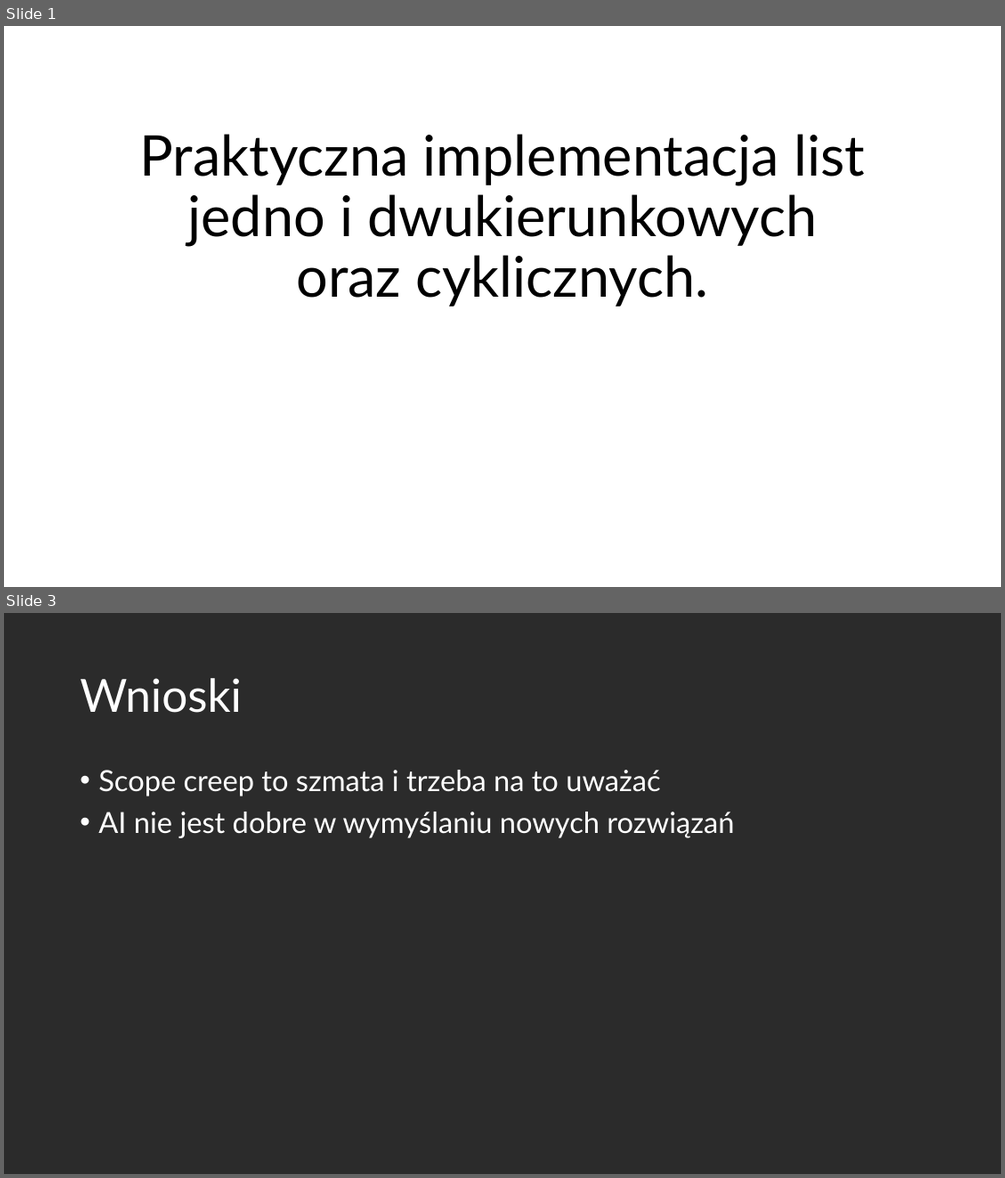
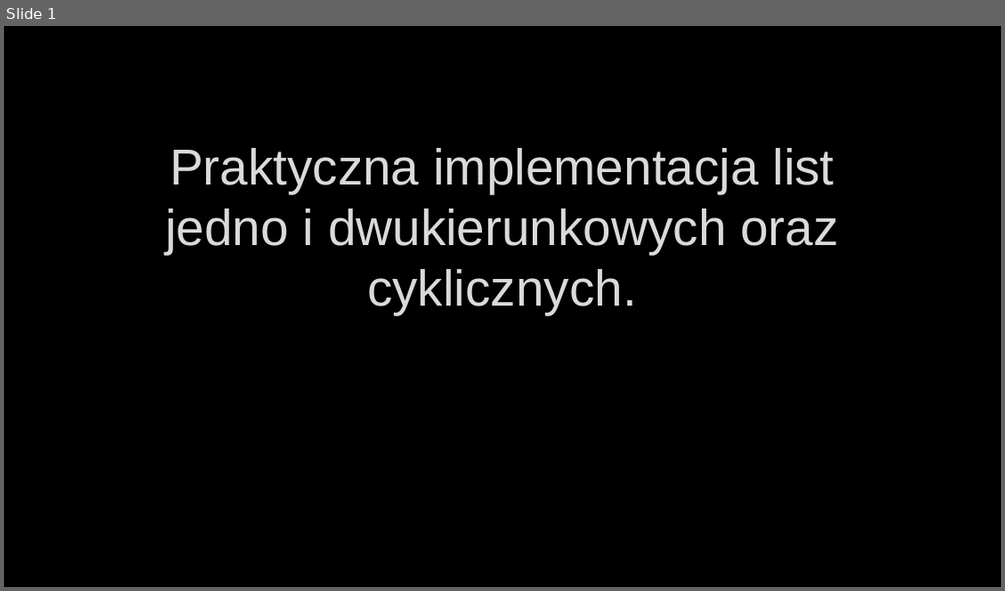
Before and after one commit to 31290/31290_cpp, a slide deck: zadanie_01/lists_imp/dojebanaprezentacjaolistachidlaczegomojaimplementacjajestlepszaastdssiepale.pptx. Shown one above the other, each under a label of ours: slides 1 and 3 before the commit, slide 1 after it; the slides between them are not shown. The pictures are 1005x1178 and 1005x591 pixels, drawn with LibreOffice and Linux fonts; fonts in the diff are those of the drawing; background and template pictures are left out; a plain dark background stands for a picture behind light text. Boxes give left, top, right and bottom in pixels: in the first picture for what was removed or moved away, otherwise in the second. Text is boxed around its words. In the diff, an @@ line names an element or a change of style, - is before the commit and + after.

```diff
--- a/zadanie_01/lists_imp/dojebanaprezentacjaolistachidlaczegomojaimplementacjajestlepszaastdssiepale.pptx
+++ b/zadanie_01/lists_imp/dojebanaprezentacjaolistachidlaczegomojaimplementacjajestlepszaastdssiepale.pptx
@@ slide 3 removed at bbox=[4, 613, 1001, 1174], background picture (left out) @@
@@ title removed at bbox=[80, 678, 242, 713] @@
-Wnioski
@@ text removed at bbox=[98, 770, 734, 838] @@
-• Scope creep to szmata i trzeba na to uważać
-• AI nie jest dobre w wymyślaniu nowych rozwiązań
@@ slide 1 changed as well @@
@@ background #FFFFFF to picture (left out) @@
@@ title "Praktyczna implementacja list jedno i ...": place and size @@
-title "Praktyczna implementacja list jedno i ..." at bbox=[140, 134, 865, 306]
+title "Praktyczna implementacja list jedno i ..." at bbox=[165, 148, 838, 315]
@@ title "Praktyczna implementacja list jedno i ..." at bbox=[165, 148, 838, 315]: size 54 to 48.6 pt, font Lato to Arial, text colour #000000 to #DADADA, letter outline none to #404040 0.75 pt; line spacing 0.9 to 1 @@
```
Also in this commit, not shown: 6 slides added, 1 other slide removed.
